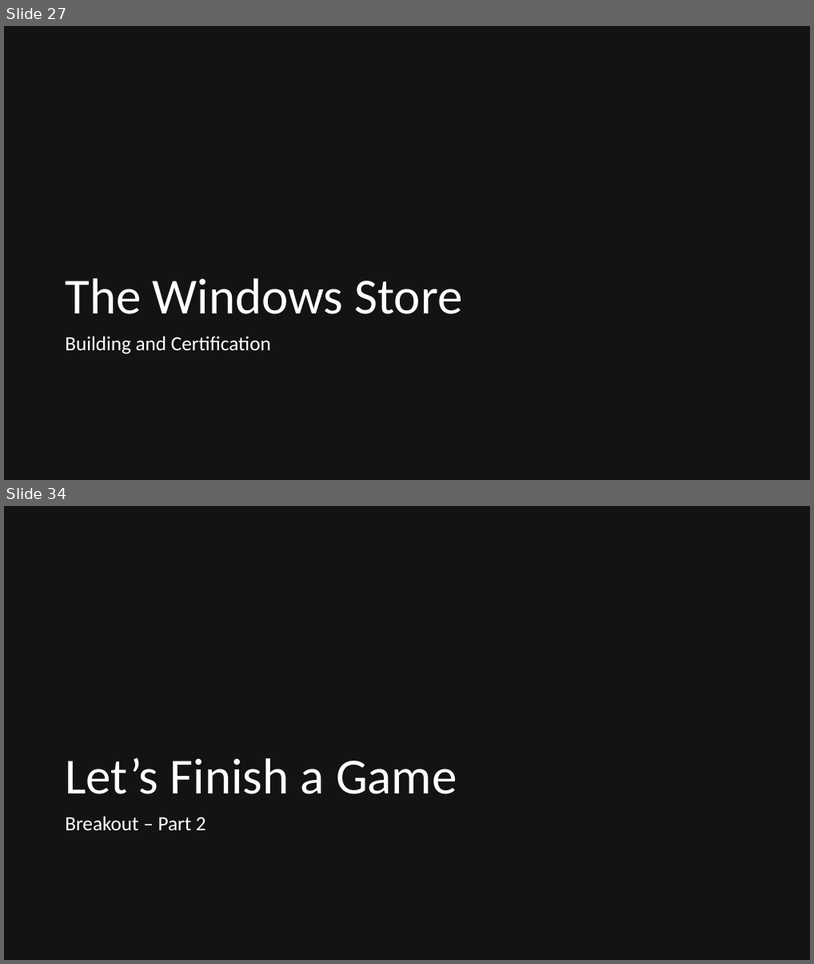
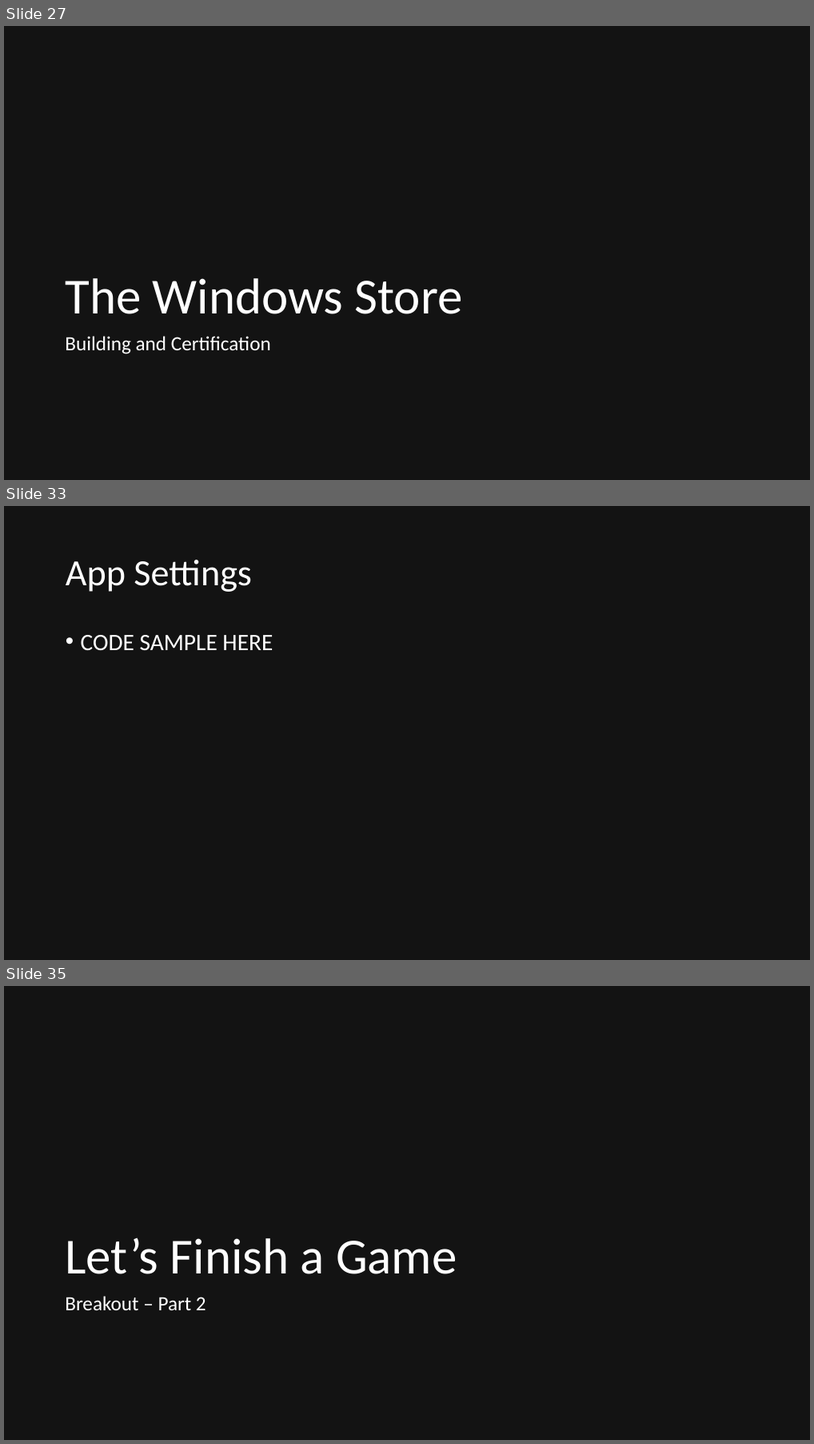
Before and after one commit to quandtm/UnitySTWorkshop, a slide deck: ST_Unity_101.pptx. Shown one above the other, each under a label of ours: slides 27 and 34 before the commit, slides 27, 33 and 35 after it; the slides between them are not shown. The pictures are 814x964 and 814x1444 pixels, drawn with LibreOffice and Linux fonts; fonts in the diff are those of the drawing. Boxes give left, top, right and bottom in pixels: in the first picture for what was removed or moved away, otherwise in the second. Text is boxed around its words. In the diff, an @@ line names an element or a change of style, - is before the commit and + after.

```diff
--- a/ST_Unity_101.pptx
+++ b/ST_Unity_101.pptx
@@ slide 33 added at [4, 506, 810, 960], background #131313 @@
@@ title added at [66, 560, 252, 592], 44 pt, text #FFFFFF @@
+App Settings
@@ text added at [81, 635, 273, 651], 28 pt, text #FFFFFF @@
+• CODE SAMPLE HERE
@@ what was slide 34 is now slide 35 @@
```
Also in this commit, not shown: 5 slides changed, 1 other slide added, 1 slide removed.
